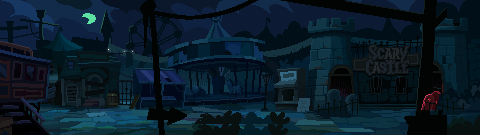
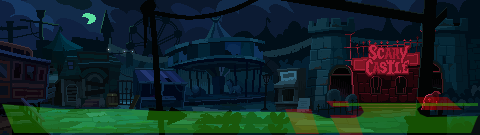
Comparing the layer stacks of the two (480, 135) images. Changes:
showed group "Areas" (6 layers) over [2, 97, 478, 135]
showed "RemizioneLight.png", painted on it over [327, 30, 443, 118]
